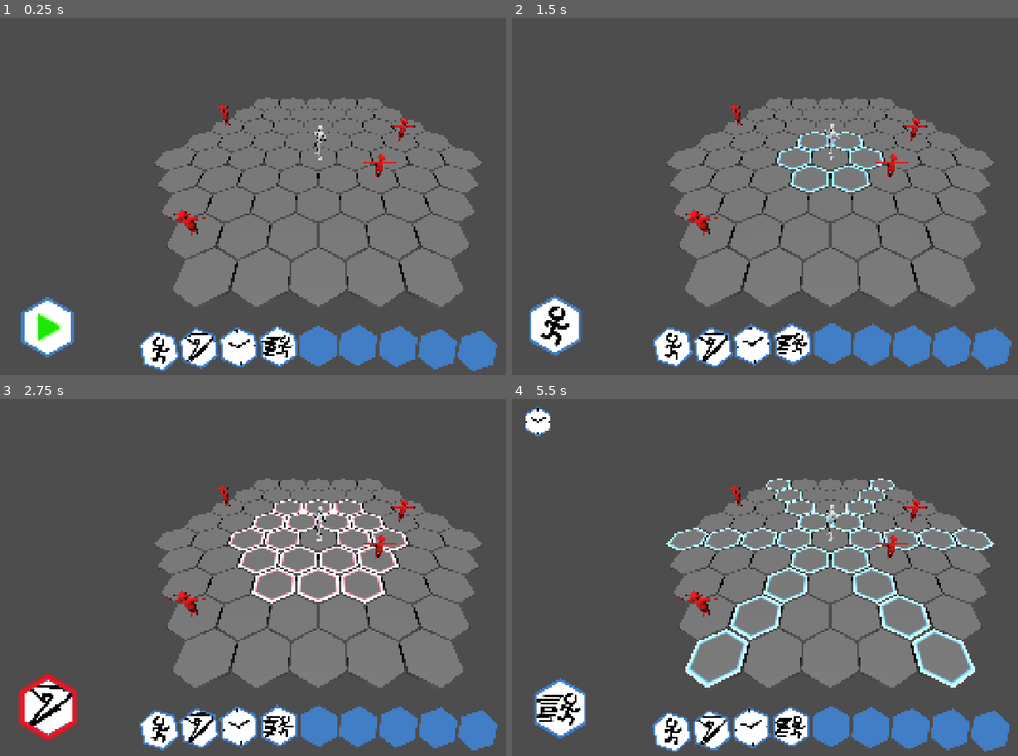
Above: before the commit, frames 1-4 (two rows, left to right).
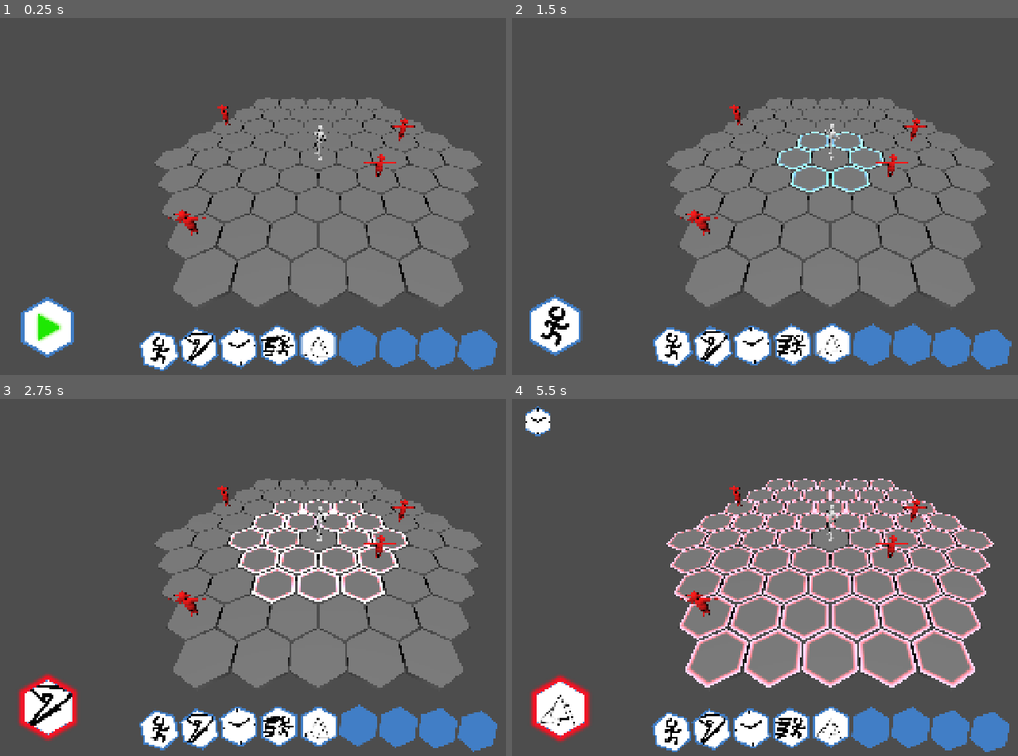
Above: after the commit, the same moments.

Repository: mmb5049/IGME601-Group4
Game: Godot game, scene res://Levels/Arena.tscn
Two runs of this game, one before a commit and one after it. Both use one fixed random seed, a clock stepped at 60 frames per second and the inputs below.
Inputs (mouse positions are in pixels of both pictures, inside the frame that each line leads up to):
- Up to frame 1 (0.25 s): no input
- Up to frame 2 (1.5 s): click (557, 328) at 0.5 s; tap Enter at 1.25 s; drag from (673, 342) to (891, 117) at 1.27 s
- Up to frame 3 (2.75 s): drag from (197, 727) to (288, 648) at 2.02 s
- Up to frame 4 (5.5 s): move the mouse to (749, 727) at 2.77 s; hold D 2.78-3.5 s; tap M at 2.85 s; click (749, 727) at 2.92 s; drag from (790, 723) to (638, 523) at 3.52 s; drag from (830, 727) to (861, 577) at 4.27 s; drag from (871, 727) to (734, 488) at 5.02 s

The runs differ from the first frame. In frame 1, 1.1% of the frame differs, in the area x 27-99%, y 85-99%; in frame 2, 1.2%; in frame 3, 1.0%; in frame 4, 11%, in the area x 3-98%, y 22-99%.

Commit message:
Can now spawn trap on the grid

Diff:
--- a/igme-601-group-4/Abilities/Trap.tres
+++ b/igme-601-group-4/Abilities/Trap.tres
@@ -1,10 +1,12 @@
 [gd_resource type="Resource" script_class="Ability" format=3 uid="uid://ws7vkafabric"]
 
+[ext_resource type="Texture2D" uid="uid://p0c5m4h4bhsn" path="res://Arts/Textures/Trap.png" id="1_0gavt"]
 [ext_resource type="Script" uid="uid://bb2g6ka3m3kqr" path="res://Abilities/ability_template.gd" id="1_d7r1p"]
 
 [resource]
 script = ExtResource("1_d7r1p")
 ability_name = "Trap"
+icon = ExtResource("1_0gavt")
 type = 2
 range = 4
 damage = 7
--- a/igme-601-group-4/Abilities/Trap.tscn
+++ b/igme-601-group-4/Abilities/Trap.tscn
@@ -2,10 +2,15 @@
 
 [ext_resource type="Script" uid="uid://ddjsa312q8ow1" path="res://Abilities/Trap.gd" id="1_glptj"]
 
-[sub_resource type="PrismMesh" id="PrismMesh_42q7o"]
+[sub_resource type="StandardMaterial3D" id="StandardMaterial3D_d75p2"]
+albedo_color = Color(1, 0, 0, 1)
+
+[sub_resource type="CylinderMesh" id="CylinderMesh_famn7"]
 
 [node name="Node3D" type="Node3D" unique_id=1277944250]
 script = ExtResource("1_glptj")
 
 [node name="MeshInstance3D" type="MeshInstance3D" parent="." unique_id=842572600]
-mesh = SubResource("PrismMesh_42q7o")
+transform = Transform3D(1, 0, 0, 0, 0.187, 0, 0, 0, 1, 0, 0, 0)
+material_override = SubResource("StandardMaterial3D_d75p2")
+mesh = SubResource("CylinderMesh_famn7")
--- a/igme-601-group-4/Characters/character_movement.gd
+++ b/igme-601-group-4/Characters/character_movement.gd
@@ -73,10 +73,10 @@
 		# Update occupancy
 		HexGrid.set_occupied(current_cell, false)
 		HexGrid.set_occupied(target_cell, character)
-		HexGrid.trigger_trap(current_cell, get_parent())
 		# Snap position
 		character.global_position = target_position
 		current_cell = target_cell
+		HexGrid.trigger_trap(current_cell, get_parent())
 		return true
 	return false
 
--- a/igme-601-group-4/Levels/Arena.tscn
+++ b/igme-601-group-4/Levels/Arena.tscn
@@ -7,7 +7,8 @@
 [ext_resource type="PackedScene" uid="uid://dqd3f12ucks48" path="res://Characters/Player.tscn" id="5_dsr05"]
 [ext_resource type="Resource" uid="uid://cqkngmj77qk5w" path="res://Abilities/Move.tres" id="6_k3an4"]
 [ext_resource type="Resource" uid="uid://c67pwnn5oxebi" path="res://Abilities/Slash.tres" id="7_ifjt6"]
-[ext_resource type="PackedScene" path="res://UI/AbilityBarUI.tscn" id="8_ability_bar"]
+[ext_resource type="PackedScene" uid="uid://bkw5j0bx88rjt" path="res://UI/AbilityBarUI.tscn" id="8_ability_bar"]
+[ext_resource type="Resource" uid="uid://ws7vkafabric" path="res://Abilities/Trap.tres" id="8_f1bm4"]
 [ext_resource type="Resource" uid="uid://bd8u5js5idheq" path="res://Abilities/Wait.tres" id="9_4yh7d"]
 [ext_resource type="PackedScene" path="res://UI/AbilitySequenceUI.tscn" id="10_ability_sequence"]
 [ext_resource type="PackedScene" uid="uid://4umsbgvqtyhm" path="res://UI/ActionDockUI.tscn" id="11_action_dock"]
@@ -29,7 +30,7 @@
 transform = Transform3D(1, 0, 0, 0, 0.41029218, 0.91195416, 0, -0.91195416, 0.41029218, 0, 2.4668567, 1.7899017)
 
 [node name="Player" parent="." unique_id=372403699 instance=ExtResource("5_dsr05")]
-abilities = Array[ExtResource("4_kn3ki")]([ExtResource("5_8ml7l"), ExtResource("6_k3an4"), ExtResource("7_ifjt6")])
+abilities = Array[ExtResource("4_kn3ki")]([ExtResource("5_8ml7l"), ExtResource("6_k3an4"), ExtResource("7_ifjt6"), ExtResource("8_f1bm4")])
 
 [node name="Enemies" type="Node3D" parent="." unique_id=931866839]
 
@@ -59,7 +60,7 @@
 
 [node name="AbilityBarUI" parent="GlobalUIRoot/SwayLayer" unique_id=516815699 instance=ExtResource("8_ability_bar")]
 layout_mode = 1
-abilities = Array[ExtResource("4_kn3ki")]([ExtResource("6_k3an4"), ExtResource("7_ifjt6"), ExtResource("9_4yh7d"), ExtResource("5_8ml7l"), null, null, null, null, null])
+abilities = Array[ExtResource("4_kn3ki")]([ExtResource("6_k3an4"), ExtResource("7_ifjt6"), ExtResource("9_4yh7d"), ExtResource("5_8ml7l"), ExtResource("8_f1bm4"), null, null, null, null])
 rotation_step_degrees = 3.0
 breathing_amplitude_pixels = 2.0
 breathing_speed_hz = 0.25
Binary file added: igme-601-group-4/Arts/Textures/Trap.png
Not shown, added: igme-601-group-4/Arts/Textures/Trap.png.import
